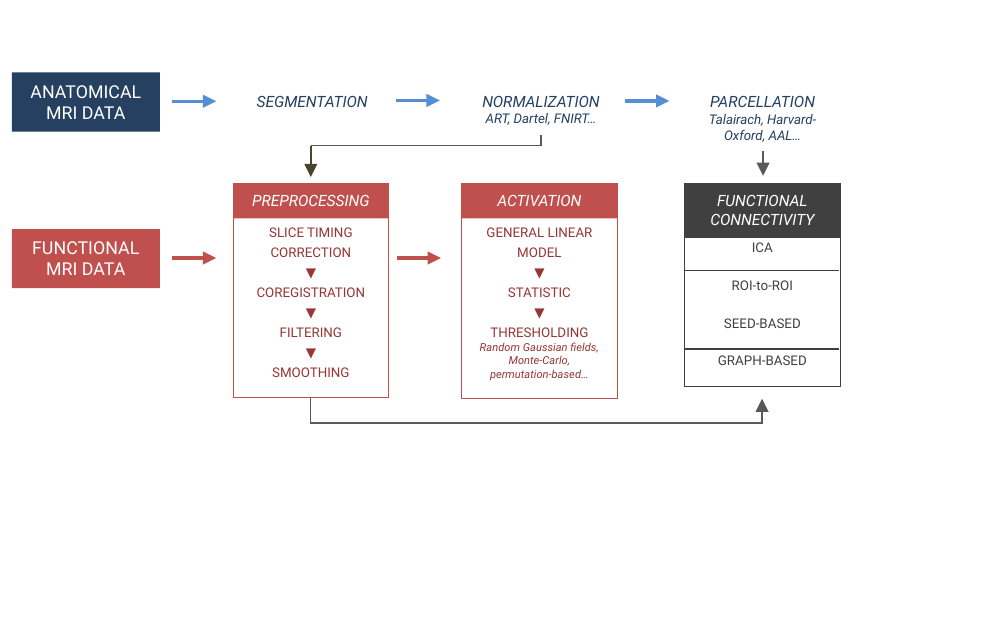
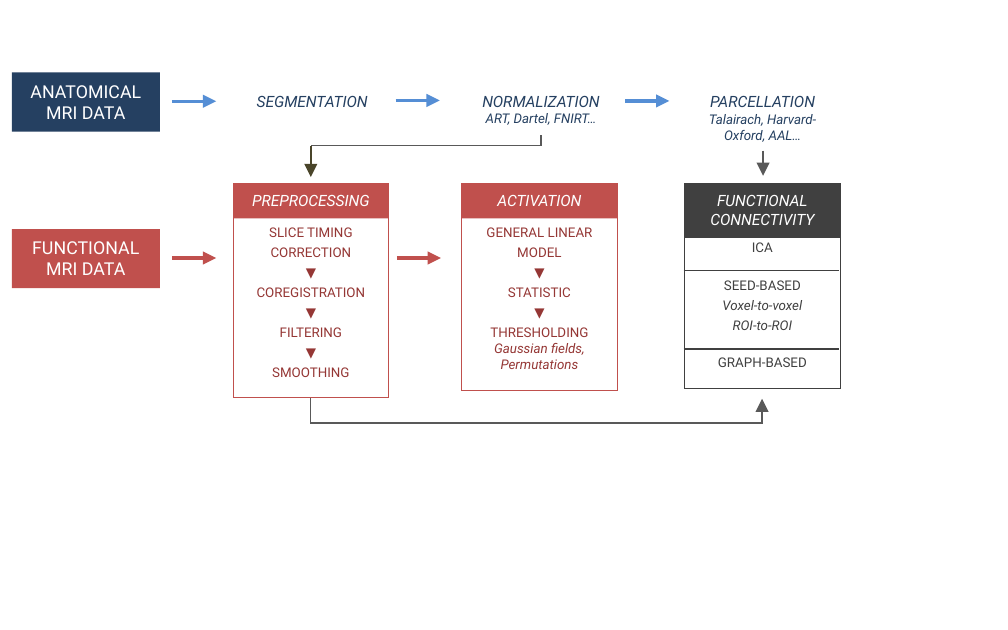
Before and after one commit to raphaelvallat/Thesis, a slide deck: slide 1 of Fig/Methods/fMRI_pipeline/fMRI_pipeline_perso.pptx (slide 2 before the commit). Drawn at 1008x630 pixels with LibreOffice and Linux fonts; fonts in the diff are those of the drawing. Boxes give left, top, right and bottom in pixels: in the first picture for what was removed or moved away, otherwise in the second. Text is boxed around its words. In the diff, an @@ line names an element or a change of style, - is before the commit and + after.

```diff
--- a/Fig/Methods/fMRI_pipeline/fMRI_pipeline_perso.pptx
+++ b/Fig/Methods/fMRI_pipeline/fMRI_pipeline_perso.pptx
@@ rectangle "GENERAL LINEAR MODEL": place and size @@
-rectangle "GENERAL LINEAR MODEL" at bbox=[461, 184, 616, 400]
+rectangle "GENERAL LINEAR MODEL" at bbox=[461, 184, 616, 392]
@@ text in rectangle at bbox=[722, 280, 802, 310]: paragraphs added @@
+SEED-BASED
+Voxel-to-voxel
@@ text in rectangle at bbox=[724, 318, 801, 328]: paragraph removed @@
-SEED-BASED
@@ text in rectangle at bbox=[733, 320, 792, 330]: italic on in "ROI-to-ROI" @@
@@ text in rectangle at bbox=[494, 343, 585, 369]: text changed; size 5 to 6 pt @@
-Random Gaussian fields, Monte-Carlo, permutation-based…
+Gaussian fields, Permutations
```
Also in this commit, not shown: 1 other slide changed, 10 other files.
